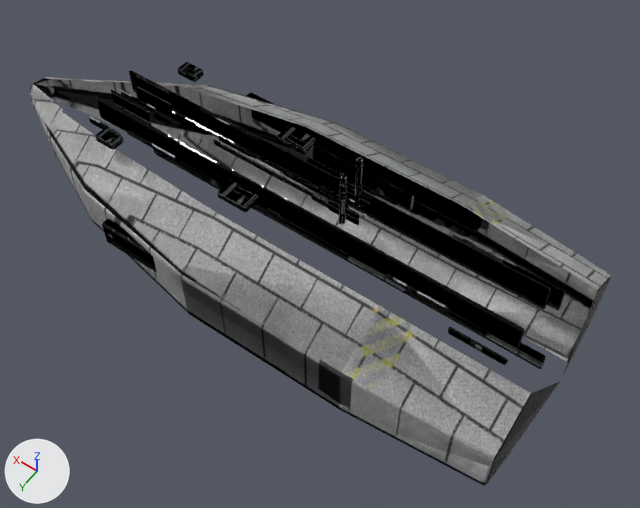
The Blender file assets/ships/parts/blender/hull_freighter_authored.blend as it was, and as the next commit left it.
Rendered twice from a camera (50 mm lens) standing at (-6.51, 7.54, 11.66) and looking at (-1.2, 0.11, -0.02). The lights are fixed; the arrows at lower left show +X, +Y and +Z. The first picture is the older version.

Objects in the first picture: 'LOD0_HULL_FREIGHTER_MAIN', 'LOD1_HULL_FREIGHTER_MAIN', 'LOD2_HULL_FREIGHTER_MAIN'.
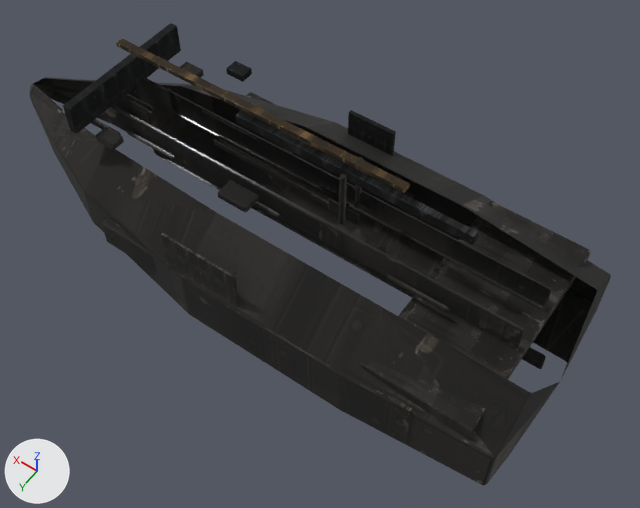
Diff of the bpy script that builds the scene:
```diff
--- a/assets/ships/parts/blender/hull_freighter_authored.blend.py
+++ b/assets/ships/parts/blender/hull_freighter_authored.blend.py
@@ img_hull_corvette__hull_normal @@
-img_hull_corvette__hull_normal = load_image('hull_corvette__hull_normal', '_unpacked/hull_corvette__hull_normal', 1024, 1024, 'Non-Color')
+img_hull_corvette__hull_normal = load_image('hull_corvette__hull_normal', '_unpacked/hull_corvette__hull_normal', 1024, 1024, 'sRGB')
@@ ng_sf_edgewear @@
+ng_sf_edgewear = bpy.data.node_groups.new('SF_EdgeWear', 'ShaderNodeTree')
+_s = ng_sf_edgewear.interface.new_socket(name='Wear', in_out='OUTPUT', socket_type='NodeSocketFloat')
+_N = ng_sf_edgewear.nodes; _L = ng_sf_edgewear.links
+n0 = _N.new('NodeGroupOutput'); n0.name = 'Group Output'
+n1 = _N.new('ShaderNodeNewGeometry'); n1.name = 'Geometry'
+n2 = _N.new('ShaderNodeValToRGB'); n2.name = 'Color Ramp'
+while len(n2.color_ramp.elements) > 1: n2.color_ramp.elements.remove(n2.color_ramp.elements[-1])
+n2.color_ramp.elements[0].position = 0.35; n2.color_ramp.elements[0].color = (0.0, 0.0, 0.0, 1.0)
+_e = n2.color_ramp.elements.new(0.85); _e.color = (1.0, 1.0, 1.0, 1.0)
+_L.new(n1.outputs[7], n2.inputs[0])  # 'Pointiness' to 'Factor'
+_L.new(n2.outputs[0], n0.inputs[0])  # 'Color' to 'Wear'
@@ ng_sf_cavitydirt @@
+ng_sf_cavitydirt = bpy.data.node_groups.new('SF_CavityDirt', 'ShaderNodeTree')
+_s = ng_sf_cavitydirt.interface.new_socket(name='Dirt', in_out='OUTPUT', socket_type='NodeSocketFloat')
+_N = ng_sf_cavitydirt.nodes; _L = ng_sf_cavitydirt.links
+n0 = _N.new('NodeGroupOutput'); n0.name = 'Group Output'
+n1 = _N.new('ShaderNodeAmbientOcclusion'); n1.name = 'Ambient Occlusion'
+n1.inputs[1].default_value = 0.5  # 'Distance'
+n2 = _N.new('ShaderNodeMath'); n2.name = 'Math'
+n2.operation = 'SUBTRACT'
+n2.inputs[0].default_value = 1.0  # 'Value'
+_L.new(n1.outputs[0], n2.inputs[1])  # 'Color' to 'Value'
+_L.new(n2.outputs[0], n0.inputs[0])  # 'Value' to 'Dirt'
@@ mat_material_hull @@
+mat_material_hull = bpy.data.materials.new('Material_Hull')
+# colours: grey #a29990, white #e7e7e7
+# uses the picture img_hull_freighter_trim
+# uses the picture img_hull_freighter_wear
@@ mat_material_mechanical @@
+mat_material_mechanical = bpy.data.materials.new('Material_Mechanical')
+# colours: grey #81868e, white #e7e7e7
+# uses the picture img_hull_freighter_trim
+# uses the picture img_hull_freighter_wear
@@ mat_material_accent @@
+mat_material_accent = bpy.data.materials.new('Material_Accent')
+# colours: orange #f6c476, white #e7e7e7
+# uses the picture img_hull_freighter_trim
+# uses the picture img_hull_freighter_wear
@@ me_lod0_hull_freighter @@
 me_lod0_hull_freighter.from_pydata(...)  # 6174 vertices, 2384 faces; spans x -5.55..5.8, y -2.12..2.12, z -1.15..2.28
 # used by ob_lod0_hull_freighter_main; parent = ob_hull_freighter_root; location = (0.0, 0.0, 0.0)
-me_lod0_hull_freighter.materials.append(mat_material_hull_001)
+# me_lod0_hull_freighter part 1: texture (UV) coordinates of 2384 of 2384 faces, centred in x -5.45..5.79, y -2.12..2.12, z -1.15..2.28, changed; they spanned u 0.0..0.98, v 0.0..1.0 and now span u 0.01..0.99, v 0.01..0.98
+me_lod0_hull_freighter.materials.append(mat_material_hull)
@@ ob_lod1_hull_freighter_main @@
 _m = ob_lod1_hull_freighter_main.modifiers.new('WN', 'WEIGHTED_NORMAL')
+ob_lod1_hull_freighter_main.hide_viewport = True
@@ ob_lod2_hull_freighter_main @@
 _m = ob_lod2_hull_freighter_main.modifiers.new('WN', 'WEIGHTED_NORMAL')
+ob_lod2_hull_freighter_main.hide_viewport = True
@@ ob_det_field_weld @@
+ob_det_field_weld = bpy.data.objects.new('DET_field_weld', me_cube_007)  # a box spanning x -1.325..-0.425, y -1.89..-1.81, z 0.738..1.288; modifiers BEVEL, WEIGHTED_NORMAL
+ob_det_field_weld.location = (0.0, 0.0, 0.0)
@@ ob_det_superstructure_rib @@
+ob_det_superstructure_rib = bpy.data.objects.new('DET_superstructure_rib', me_cube_006)  # a box spanning x 2.85..3.0, y -1.3..1.3, z 1.39..1.94; modifiers BEVEL, WEIGHTED_NORMAL
+ob_det_superstructure_rib.location = (0.0, 0.0, 0.0)
@@ ob_det_exhaust_soot @@
+ob_det_exhaust_soot = bpy.data.objects.new('DET_exhaust_soot', me_cube_005)  # a box spanning x -4.98..-3.17, y -1.9..1.9, z 0.54..0.79; modifiers BEVEL, WEIGHTED_NORMAL
+ob_det_exhaust_soot.location = (0.0, 0.0, 0.0)
@@ ob_det_rust_stripe @@
+ob_det_rust_stripe = bpy.data.objects.new('DET_rust_stripe', me_cube_004)  # a box spanning x -2.62..2.88, y -0.07..0.07, z 2.37..2.45; modifiers BEVEL, WEIGHTED_NORMAL
+ob_det_rust_stripe.location = (0.0, 0.0, 0.0)
@@ ob_det_dock_scrape @@
+ob_det_dock_scrape = bpy.data.objects.new('DET_dock_scrape', me_cube_003)  # a box spanning x -4.12..-0.62, y 1.97..2.03, z 0.24..0.59; modifiers BEVEL, WEIGHTED_NORMAL
+ob_det_dock_scrape.location = (0.0, 0.0, 0.0)
@@ ob_det_container_latch @@
+ob_det_container_latch = bpy.data.objects.new('DET_container_latch', me_cube_002)  # a box spanning x 1.15..1.5, y -1.225..-0.975, z 1.753..1.873; modifiers BEVEL, WEIGHTED_NORMAL
+ob_det_container_latch.location = (0.0, 0.0, 0.0)
@@ ob_det_manifest_stencil @@
+ob_det_manifest_stencil = bpy.data.objects.new('DET_manifest_stencil', me_cube_001)  # a box spanning x -1.075..0.325, y 2.03..2.07, z 0.463..1.363; modifiers BEVEL, WEIGHTED_NORMAL
+ob_det_manifest_stencil.location = (0.0, 0.0, 0.0)
@@ ob_det_cargo_bay_rim @@
+ob_det_cargo_bay_rim = bpy.data.objects.new('DET_cargo_bay_rim', me_cube)  # a box spanning x -3.78..0.42, y -0.06..0.06, z 2.02..2.2; modifiers BEVEL, WEIGHTED_NORMAL
+ob_det_cargo_bay_rim.location = (0.0, 0.0, 0.0)
```

Where the change shows, as pixel boxes (x1, y1, x2, y2) in the pictures (640 x 508 px):
'LOD0_HULL_FREIGHTER_MAIN', surface changed, recoloured (grey to black)
    both: (29, 65, 611, 485)
'DET_exhaust_soot', added
    after: (360, 201, 591, 438)
'LOD1_HULL_FREIGHTER_MAIN', hidden
    before: (97, 62, 565, 365)
'LOD2_HULL_FREIGHTER_MAIN', hidden
    before: (96, 62, 565, 367)
'DET_superstructure_rib', added
    after: (63, 23, 181, 134)
'DET_cargo_bay_rim', added
    after: (236, 111, 479, 245)
'DET_rust_stripe', added
    after: (116, 38, 410, 193)
'DET_manifest_stencil', added
    after: (161, 233, 239, 307)
'DET_field_weld', added
    after: (348, 110, 396, 155)
'DET_container_latch', added
    after: (226, 61, 252, 82)
'DET_dock_scrape', added
    after: (376, 390, 413, 423)
